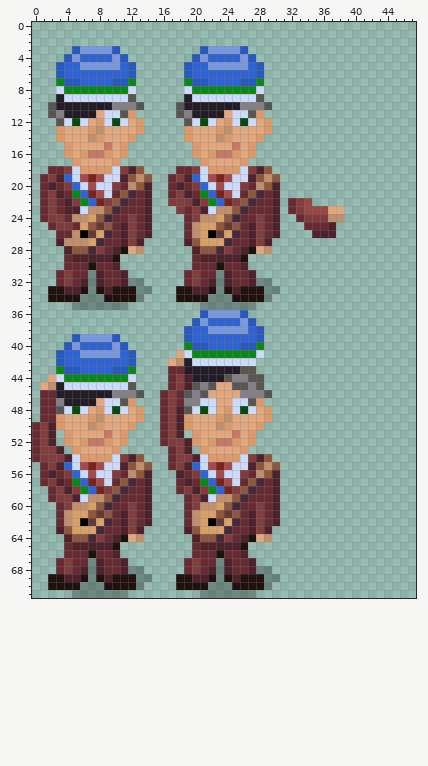
A sprite sheet gets an edit: src/game/sprites/data/cfe-ksv-kark.png. Above, as it was before the edit.
The file is 48x72 pixels.
Once edited:
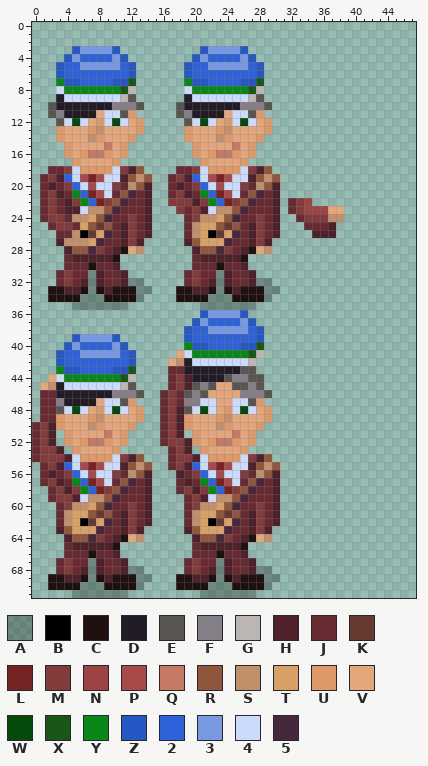
Palette (. is transparent): A #00000046  B #000000  C #20100e  D #221c26  E #595652  F #847e87  G #bbb6b3  H #4f212a  J #692b31  K #663931  L #762323  M #833b3b  N #9c4443  P #a84a4a  Q #c57862  R #8f563b  S #c28f6b  T #d9a066  U #df9968  V #e3a77b  W #054c0c  X #185717  Y #098717  Z #2658c5  2 #2d63d8  3 #7799e2  4 #cbdbfc  5 #45283c
Edits made:
The author changed colour 4 to colour G in row 8 at x 12 and 28; in row 9 at x 11 and 27; in row 41 at x 28; in row 42 at x 27; in row 44 at x 12; in row 45 at x 11.
The author changed colour Y to colour X in row 7 at x 12 and 28; in row 8 at x 11 and 27; in row 40 at x 28; in row 41 at x 27; in row 43 at x 12; in row 44 at x 11.
Changed places in both pictures, as pixel boxes (x1, y1, x2, y2):
changed: (120, 78, 136, 102)
changed: (248, 78, 264, 102)
changed: (248, 342, 264, 366)
changed: (120, 366, 136, 390)
